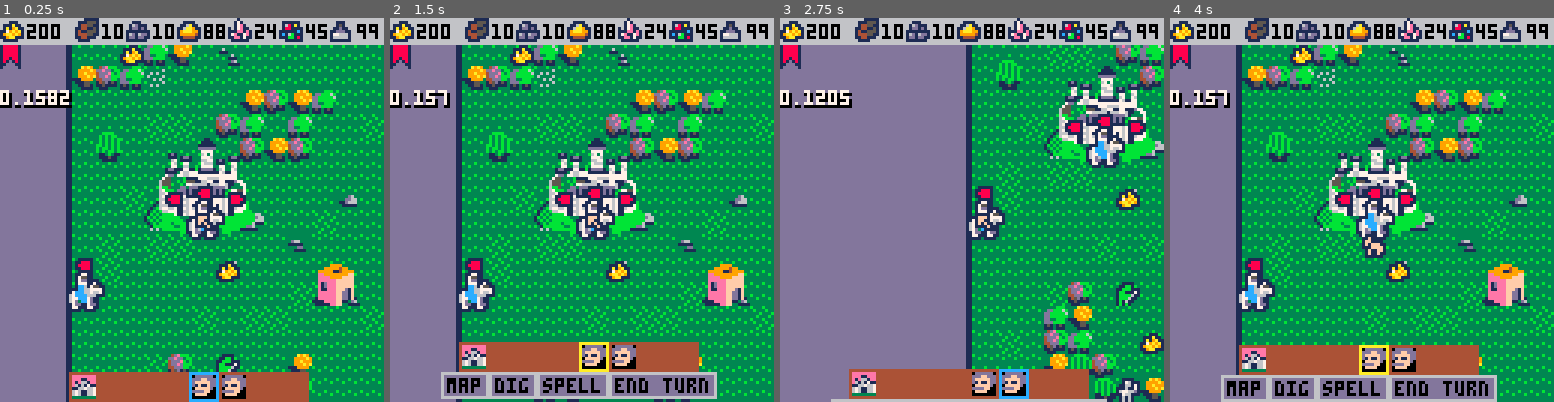
Above: before the commit, frames 1-4 (left to right).
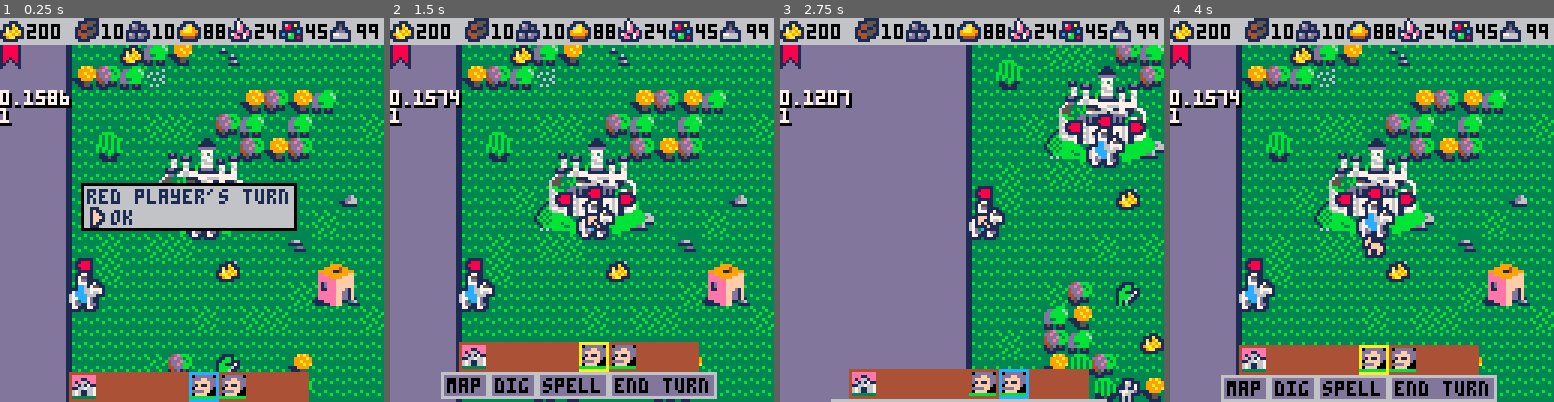
Above: after the commit, the same moments.

Repository: pvan/pico8
Game: PICO-8 cartridge heroes.p8
The game is run twice, just before and just after one commit, with the same random seed, the same clock (stepped at 60 frames per second) and the same inputs.
Inputs:
- Up to frame 1 (0.25 s): no input
- Up to frame 2 (1.5 s): tap X (X key) at 0.33, 1.07 s; tap O (Z key) at 0.7 s
- Up to frame 3 (2.75 s): hold Right 1.6-2.1 s; tap O (Z key) at 1.7, 2.1, 2.5 s; tap X (X key) at 1.85 s; hold Up 2.15-2.42 s; hold Right from 2.47 s (still down)
- Up to frame 4 (4 s): tap O (Z key) at 2.9, 3.3, 3.7 s; tap X (X key) at 2.97 s; release Right at 3.03 s; hold Left 3.08-3.58 s; hold Down 3.63-3.97 s

The runs differ from the first frame. In frame 1, 6.9% of the frame differs, in the area x 0-78%, y 18-100%; in frame 2, 0.3%; in frame 3, 0.3%; in frame 4, 0.3%.

Commit message:
heroes: add dialogs, end turn, switching players
start hero movement stamina

Diff:
--- a/heroes.p8
+++ b/heroes.p8
@@ -28,6 +28,41 @@
 mvx=-100
 mvy=-100
 
+colorstrings={
+ [8]="red",
+ [10]="yellow",
+ [11]="green",
+ [12]="blue",
+}
+function set_player(p)
+ cp=p
+ if cp.heroes[1]!=nil then
+  select(cp.heroes[1])
+ elseif cp.castles[1]!=nil then
+  select(cp.castles[1])
+ else
+  stop("player "..
+   colorstrings[cp.color]..
+   " has no castles or heroes")
+ end
+
+ --reset for this turn
+ for h in all(cp.heroes) do
+  h.move=100
+ end
+
+ hud_menu_open=false
+ actl_menu_y=0
+
+ open_dialog({
+   colorstrings[cp.color].." player's turn",
+   "  ok"
+  },{
+   close_dialog
+  })
+
+end
+
 function _init()
  --music(0)
 
@@ -63,14 +98,7 @@
  	spawn("hero",tc.x+2,tc.y+3)
 
 
- cp=red_plr
- if cp.heroes[1]!=nil then
-  select(cp.heroes[1])
- elseif cp.castles[1]!=nil then
-  select(cp.castles[1])
- else
-  stop("player has no castles or heroes")
- end
+ set_player(red_plr)
 
 
 	spawn("testhouse",10,10)
@@ -151,6 +179,10 @@
 end
 
 function _update()
+
+ --true if open
+ if (update_dialog()) return
+
  if moving then
   movingdelay-=1
   if (movingdelay>0) then
@@ -178,6 +210,7 @@
   else
    sel.x=x
    sel.y=y
+   sel.move-=5
    --lock cam to hero?
    camx=sel.x*8-64
    camy=sel.y*8-64
@@ -198,6 +231,8 @@
 
  if (btnp(🅾️)) then
   hud_menu_open=not hud_menu_open
+  if (hud_menu_open) then sfx(63)
+  else sfx(61) end
  end
 
 
@@ -274,7 +309,7 @@
 
 function _draw()
 
---	cls()
+ --cls()
 
 	camera(camx,camy)
 
@@ -318,14 +353,23 @@
  draw_cursor()
 
 
+
+
+ --hud elements
  color()
  cursor()
  camera()
 
  draw_hud()
 
+ draw_dialog()
+
  draw_debug_menu()
 
+
+
+
+ --debug elements
  color()
  cursor()
  camera()
@@ -361,7 +405,7 @@
   end
  end
 
-
+ print2(diag_sel)
 
 -- if sel!=nil then
 --		local tx,ty=flr(curx/8),flr(cury/8)
@@ -434,20 +476,47 @@
  end
 
  if hud_menu_open then
-	 if (btnp(⬇️)) menudown=true
-	 if (btnp(⬆️)) menudown=false
+	 if (btnp(⬇️)) menudown=true sfx(60)
+	 if (btnp(⬆️)) menudown=false sfx(60)
 	 if menudown then
-	  if (btnp(⬅️)) menusel-=1
-	  if (btnp(➡️)) menusel+=1
+	  if (btnp(⬅️)) menusel-=1 sfx(60)
+	  if (btnp(➡️)) menusel+=1 sfx(60)
 	  menusel=mid(menusel,1,#buttons)
 	 else
-	  if (btnp(⬅️)) selport-=1
-	  if (btnp(➡️)) selport+=1
+	  if (btnp(⬅️)) selport-=1 sfx(60)
+	  if (btnp(➡️)) selport+=1 sfx(60)
 	  selport=mid(selport,1,#ports)
 	 end
- end
-
- select(ports[selport])
+
+   select(ports[selport])
+
+  if btnp(❎) then
+   if menusel==4 and menudown then
+    sfx(59)
+    local askturn=false
+    for h in all(cp.heroes) do
+     if h.move>0 then
+      askturn=true
+      break
+     end
+    end
+    if askturn then
+     open_dialog({
+      "one of your heroes",
+      "can still move.",
+      "are you sure you",
+      "want to end your turn?",
+      "   yes",
+      "   no"},{
+      end_turn,
+      close_dialog})
+    else
+     end_turn()
+    end
+   end
+  end
+
+ end --end menu open chek
 
 end
 
@@ -487,8 +556,8 @@
  local x,y=63-10*4,128-10-by
  rectfill2(x,y,10*4,10,4)
  palt(0,false)
- for h in all(cp.castles) do
-  if (sel==h) then
+ for c in all(cp.castles) do
+  if (sel==c) then
    rect2({x,y,10,10},12)
    if (not menudown and hud_menu_open) then
     rect2({x,y,10,10},10)
@@ -511,6 +580,9 @@
    end
   end
   spr(201,x+1,y+1)
+  local y8=y+8
+  line(x,y8,x+8,y8,6)
+  line(x,y8,x+h.move/100*8,y8,11)
   x+=10
  end
  palt(0,true)
@@ -570,6 +642,24 @@
 end
 
 
+
+function end_turn()
+
+ i=1
+ for p in all(plrs) do
+  if (p==cp) then
+   nextpi=i+1
+   if nextpi>#plrs then
+    nextpi=1
+   end
+   set_player(plrs[nextpi])
+   break
+  end
+  i+=1
+ end
+
+
+end
 -->8
 --util
 
@@ -874,6 +964,7 @@
   ["sprh"]=2,
   ["col"]={0,0,1,1},
   ["hot"]={-100,-100},
+  ["move"]=100
  },
  ["testhouse"]={
   ["type"]="testhouse",
@@ -1724,6 +1815,60 @@
 --setdebug("valid",false)
 --setdebug("coords",false)
 
+
+-->8
+--dialog
+
+
+
+function open_dialog(txt,opts)
+ diag_open=true
+ diag_txt=txt
+ diag_opts=opts
+ diag_sel=1
+end
+function close_dialog()
+ diag_open=false
+end
+
+function update_dialog()
+ if diag_open then
+  if (btnp(⬆️)) diag_sel-=1
+  if (btnp(⬇️)) diag_sel+=1
+  diag_sel=mid(diag_sel,1,#diag_opts)
+
+  if btnp(❎) then
+   event=diag_opts[diag_sel]
+   close_dialog()
+   event() --have to do this dance in case our function opens another dialog
+  end
+  return true
+ end
+ return false
+end
+
+function draw_dialog()
+ if diag_open then
+  maxw=0
+  for l in all(diag_txt) do
+   if (#l>maxw) maxw=#l
+  end
+  w=maxw*4+2
+  h=#diag_txt*7
+  x=63-w/2
+  y=63-h/2
+  rectfill2(x,y,w,h,6)
+  rect2({x-1,y-1,w+2,h+2},0)
+  x+=1
+  y+=1
+  for l in all(diag_txt) do
+   print(l,x,y,1)
+   y+=7
+  end
+  y-=7*(#diag_opts+1)
+  spr(225,x+1+sin(t()),y+diag_sel*7-1)
+ end
+end
 
 __gfx__
 0000000000999000009990000000000000000000bbb999999bbbbbbb555999999555555500099999900000000009999000000000000999900000000900000000
@@ -1838,13 +1983,13 @@
 01111f1001f1ff101176611116d16dd11776661000000000000000000000000000000000219dddd0000000000000000000000000fbbbbbbf1ff1ff1111ff1111
 0000111001111110016161001dd1dd111666661000000000000000000000000000000000218d99d0000000000000000000000000fbbffbbf1111f1101ff11000
 0000000000001f1001616100111111101111111000000000000000000000000000000000228dddd0000000000000000000000000ffffffff0001110011110000
-011100000000000000000000000000000011111000000000000000000000000000000000000000000000000000000000ffffff0000fff0001111100011111111
-11f111100000000011111110001111000018881100000000011111100001111100000000000000000000000000000000fbbbbf000ffbffff1fff10001ff11ff1
-1ff1ff10000000001aba2c110116a110001888810000000001681a100111c7c100000000000000000000000000000000fbbbff00ffbbbbbf1f11100011ffff11
-11f1111100000000118cb8a1116aa91100188811000000000188111101b17cc100000000000000000000000000000000fbbbbff0fbbbbbbf1f100000011ff110
-01111f11000000004111111119aaa9910011111000000000111111c11111ccc100000000000000000000000000000000fbfbbbffffbbbbbf11100000011ff110
-01ff1ff100000000449944911999994100110000000000001c16b1111781111100000000000000000000000000000000ffffbbbf0ffbffff0000000011ffff11
-01111f110000000014999991114444110011000000000000111bb1811881791000000000000000000000000000000000000ffbff00fff000000000001ff11ff1
+011100000111000000000000000000000011111000000000000000000000000000000000000000000000000000000000ffffff0000fff0001111100011111111
+11f1111001f1100011111110001111000018881100000000011111100001111100000000000000000000000000000000fbbbbf000ffbffff1fff10001ff11ff1
+1ff1ff1001ff11001aba2c110116a110001888810000000001681a100111c7c100000000000000000000000000000000fbbbff00ffbbbbbf1f11100011ffff11
+11f1111101fff100118cb8a1116aa91100188811000000000188111101b17cc100000000000000000000000000000000fbbbbff0fbbbbbbf1f100000011ff110
+01111f1101ff11004111111119aaa9910011111000000000111111c11111ccc100000000000000000000000000000000fbfbbbffffbbbbbf11100000011ff110
+01ff1ff101f11000449944911999994100110000000000001c16b1111781111100000000000000000000000000000000ffffbbbf0ffbffff0000000011ffff11
+01111f110111000014999991114444110011000000000000111bb1811881791000000000000000000000000000000000000ffbff00fff000000000001ff11ff1
 0000111000000000111111110111111000110000000000000011111111111110000000000000000000000000000000000000fff0000000000000000011111111
 00000111000000000000000000010000188888100000000000000000000000000000000000000000000000000000000000fff000000fff001111001111100111
 000011f100000000000111000017100018888810000000000111111001111110011111100000000000000000000000000ffbf00000ffbff01ff111ff1f1111f1
Not shown, changed: the sound effects (__sfx__) section of heroes.p8
